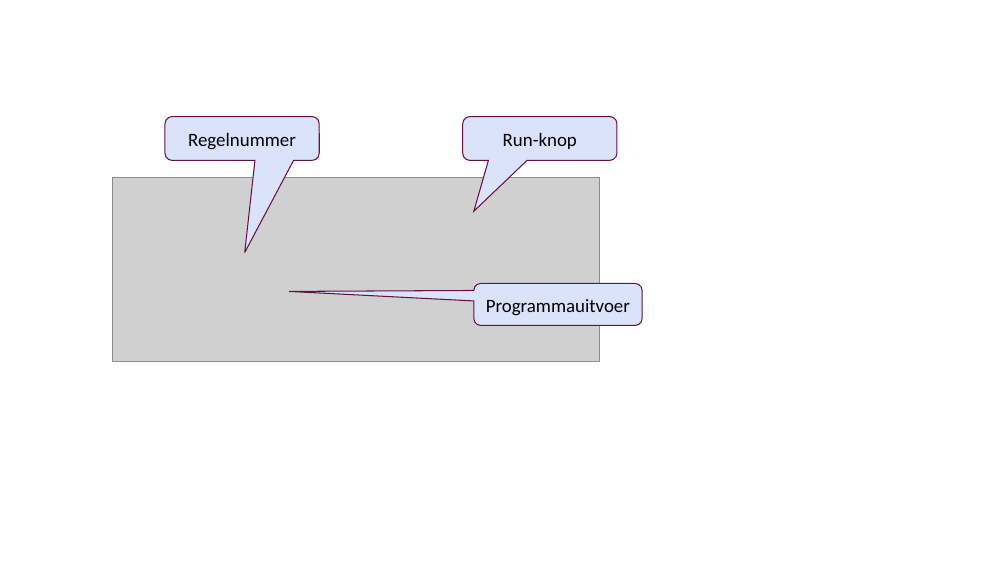
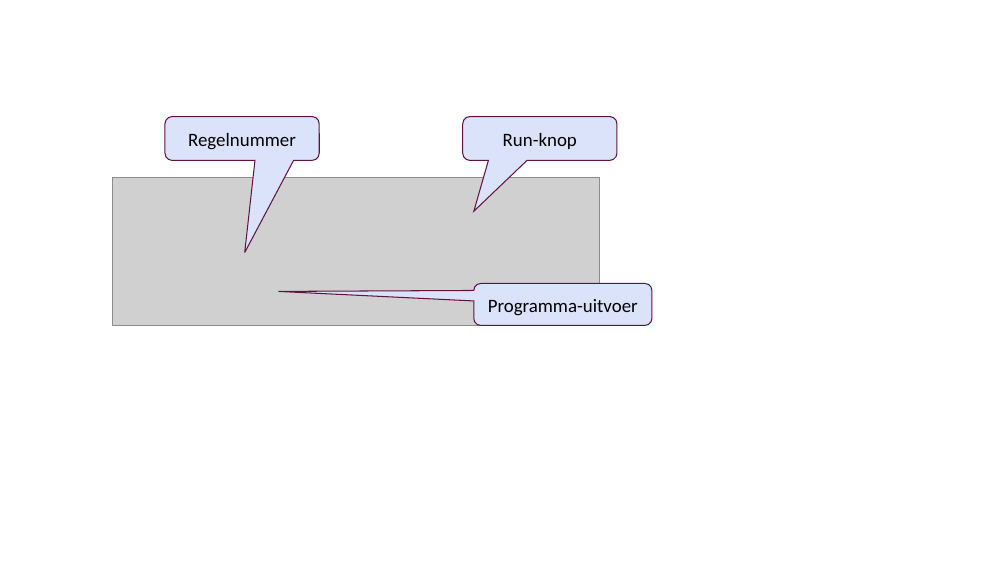
Before and after one commit to rweeda/PythonIA, a slide deck: slide 4 of img/Images_PythonLesmateriaal.pptx. Drawn at 1008x567 pixels with LibreOffice and Linux fonts; fonts in the diff are those of the drawing; grey boxes stand for pictures. Boxes give left, top, right and bottom in pixels: in the first picture for what was removed or moved away, otherwise in the second. Text is boxed around its words. In the diff, an @@ line names an element or a change of style, - is before the commit and + after.

```diff
--- a/img/Images_PythonLesmateriaal.pptx
+++ b/img/Images_PythonLesmateriaal.pptx
@@ picture: place and size @@
-picture at box(112, 178, 600, 361)
+picture at box(112, 178, 600, 325)
@@ rounded speech box "Programma-uitvoer": place and size @@
-rounded speech box "Programma-uitvoer" at box(474, 284, 643, 326)
+rounded speech box "Programma-uitvoer" at box(474, 284, 653, 326)
@@ text in rounded speech box at box(488, 299, 638, 316): text changed @@
-Programmauitvoer
+Programma-uitvoer
```
Also in this commit, not shown: 1 other slide changed.
